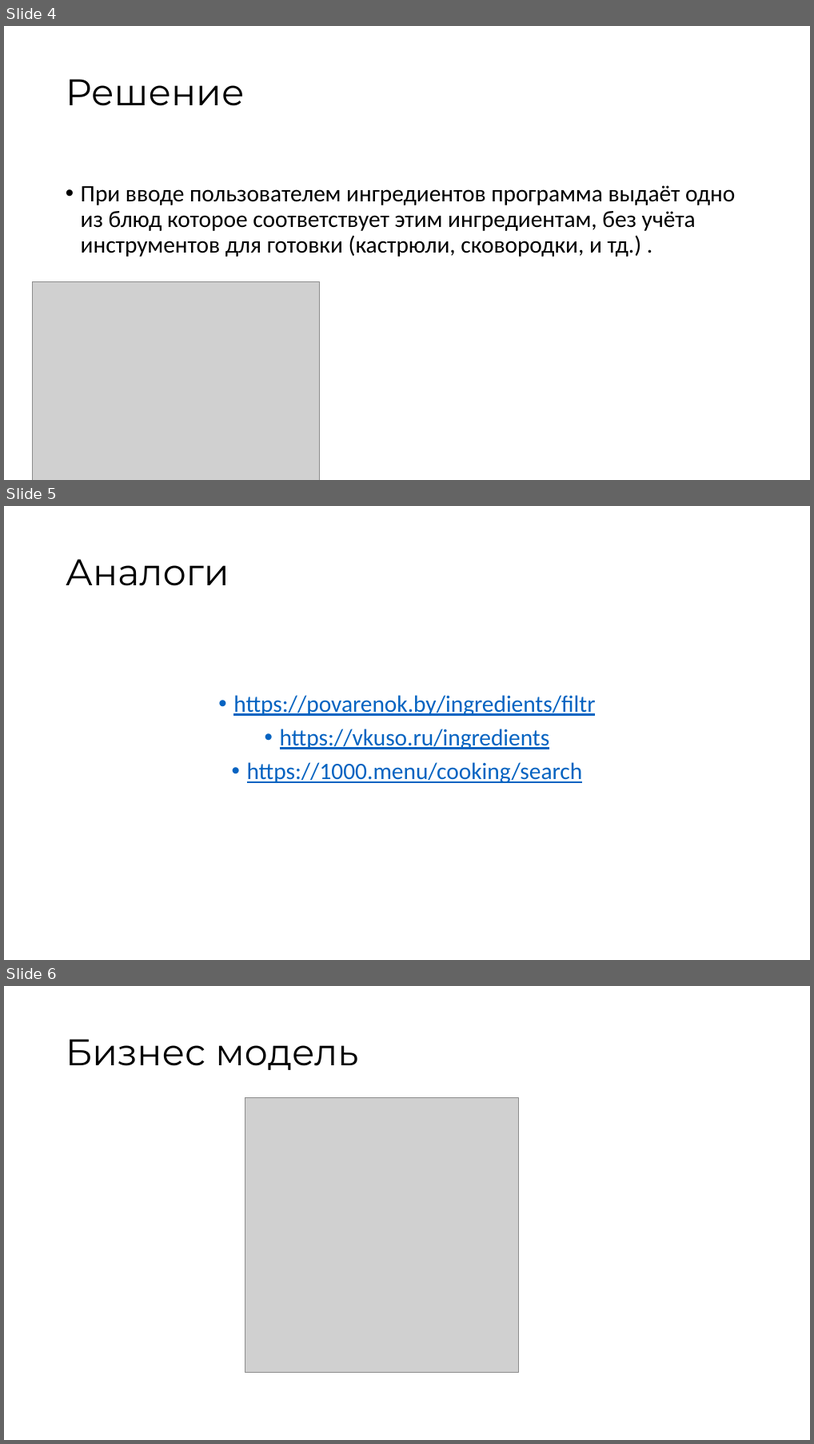
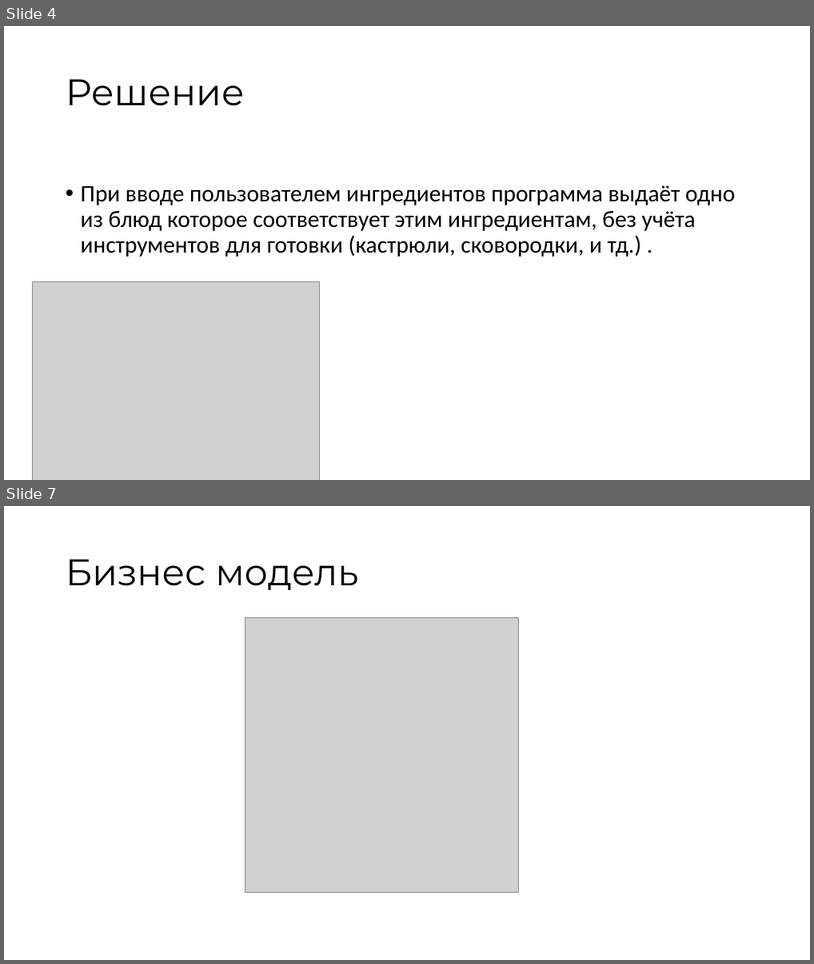
Before and after one commit to EstonaSSR/progect, a slide deck: Презентация к проекту.pptx. Shown one above the other, each under a label of ours: slides 4, 5 and 6 before the commit, slides 4 and 7 after it; the slides between them are not shown. The pictures are 814x1444 and 814x964 pixels, drawn with LibreOffice and Linux fonts; fonts in the diff are those of the drawing; grey boxes stand for pictures. Boxes give left, top, right and bottom in pixels: in the first picture for what was removed or moved away, otherwise in the second. Text is boxed around its words. In the diff, an @@ line names an element or a change of style, - is before the commit and + after.

```diff
--- a/Презентация к проекту.pptx
+++ b/Презентация к проекту.pptx
@@ slide 5 removed at (x1=4, y1=506, x2=810, y2=960), background #FFFFFF @@
@@ title removed at (x1=66, y1=559, x2=230, y2=586) @@
-Аналоги
@@ text removed at (x1=234, y1=695, x2=595, y2=783) @@
-• https://povarenok.by/ingredients/filtr
-• https://vkuso.ru/ingredients
-• https://1000.menu/cooking/search
@@ what was slide 6 is now slide 7 @@
```
Also in this commit, not shown: 2 slides added.
